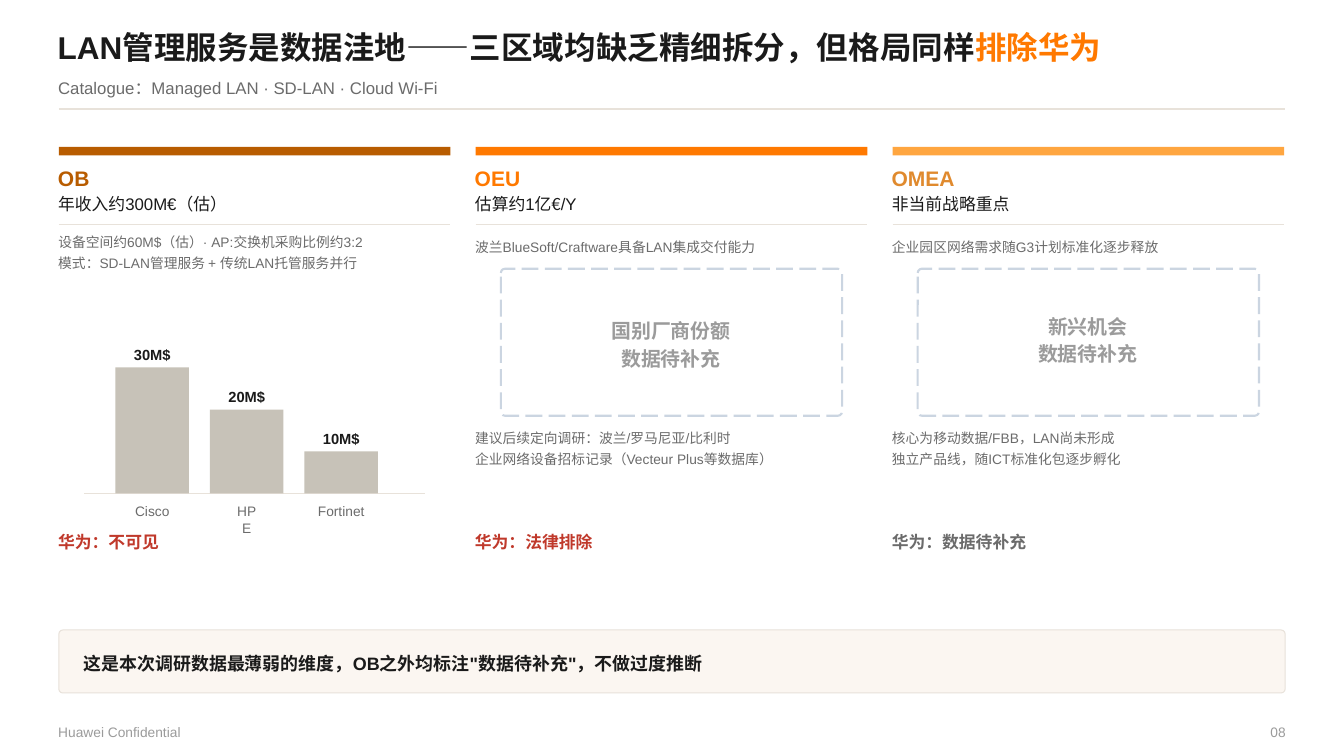
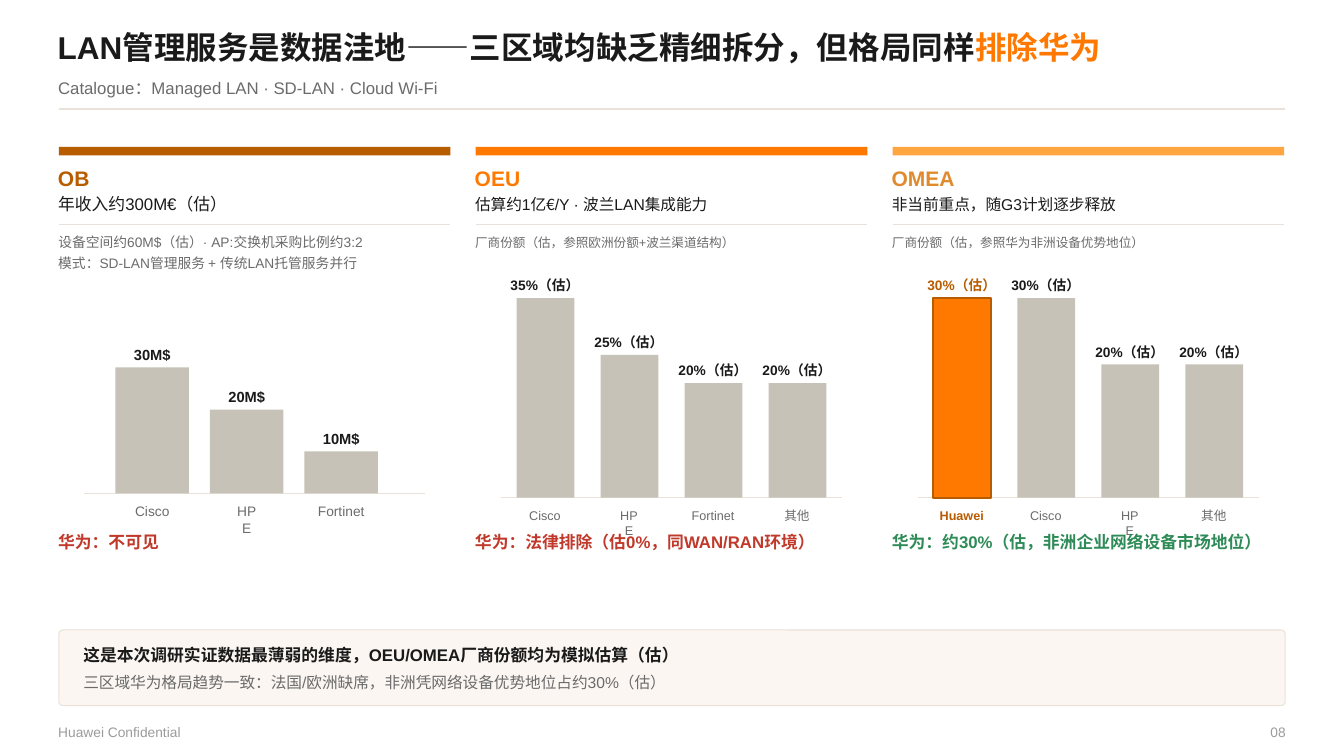
Before and after one commit to Chaoding1215/Claude, a slide deck: slide 8 of reference/Orange Business 三大区域B2B业务洞察 20260703.pptx. Drawn at 1344x756 pixels with LibreOffice and Linux fonts; fonts in the diff are those of the drawing. Boxes give left, top, right and bottom in pixels: in the first picture for what was removed or moved away, otherwise in the second. Text is boxed around its words. In the diff, an @@ line names an element or a change of style, - is before the commit and + after.

```diff
--- a/reference/Orange Business 三大区域B2B业务洞察 20260703.pptx
+++ b/reference/Orange Business 三大区域B2B业务洞察 20260703.pptx
@@ text at (x1=475, y1=197, x2=707, y2=212): text changed; size 12 to 11.2 pt @@
-估算约1亿€/Y
+估算约1亿€/Y · 波兰LAN集成能力
@@ text at (x1=892, y1=197, x2=1116, y2=212): text changed; size 12 to 11.2 pt @@
-非当前战略重点
+非当前重点，随G3计划逐步释放
@@ text at (x1=475, y1=236, x2=734, y2=248): text changed; size 9.8 to 9 pt @@
-波兰BlueSoft/Craftware具备LAN集成交付能力
+厂商份额（估，参照欧洲份额+波兰渠道结构）
@@ group removed at (x1=475, y1=269, x2=843, y2=465): 4 texts, 1 rounded rectangle @@
-国别厂商份额
-数据待补充
-建议后续定向调研：波兰/罗马尼亚/比利时
-企业网络设备招标记录（Vecteur Plus等数据库）
@@ group added at (x1=501, y1=279, x2=843, y2=527): 8 texts, 4 rectangles, 1 freeform shape @@
+35%（估）
+Cisco
+25%（估）
+HPE
+20%（估）
+Fortinet
+20%（估）
+其他
@@ text at (x1=475, y1=531, x2=815, y2=550): text changed @@
-华为：法律排除
+华为：法律排除（估0%，同WAN/RAN环境）
@@ group removed at (x1=892, y1=240, x2=1259, y2=550): 6 texts, 1 rounded rectangle @@
-企业园区网络需求随G3计划标准化逐步释放
-新兴机会
-数据待补充
-核心为移动数据/FBB，LAN尚未形成
-独立产品线，随ICT标准化包逐步孵化
-华为：数据待补充
@@ group added at (x1=892, y1=236, x2=1261, y2=550): 10 texts, 4 rectangles, 1 freeform shape @@
+厂商份额（估，参照华为非洲设备优势地位）
+30%（估）
+Huawei
+30%（估）
+Cisco
+20%（估）
+HPE
+20%（估）
+其他
+华为：约30%（估，非洲企业网络设备市场地位）
@@ rounded rectangle resized from (x1=58, y1=630, x2=1286, y2=693) to (x1=58, y1=630, x2=1286, y2=706) @@
@@ rounded rectangle at (x1=58, y1=630, x2=1286, y2=706): proportions changed @@
@@ text at (x1=83, y1=646, x2=678, y2=663): text changed; size 12.8 to 12 pt @@
-这是本次调研数据最薄弱的维度，OB之外均标注"数据待补充"，不做过度推断
+这是本次调研实证数据最薄弱的维度，OEU/OMEA厂商份额均为模拟估算（估）
@@ text added at (x1=83, y1=675, x2=665, y2=690), 11.2 pt, text #6B6B6B @@
+三区域华为格局趋势一致：法国/欧洲缺席，非洲凭网络设备优势地位占约30%（估）
```
Also in this commit, not shown: 13 other slides changed, 1 slide added, 1 slide removed, 1 other file.
